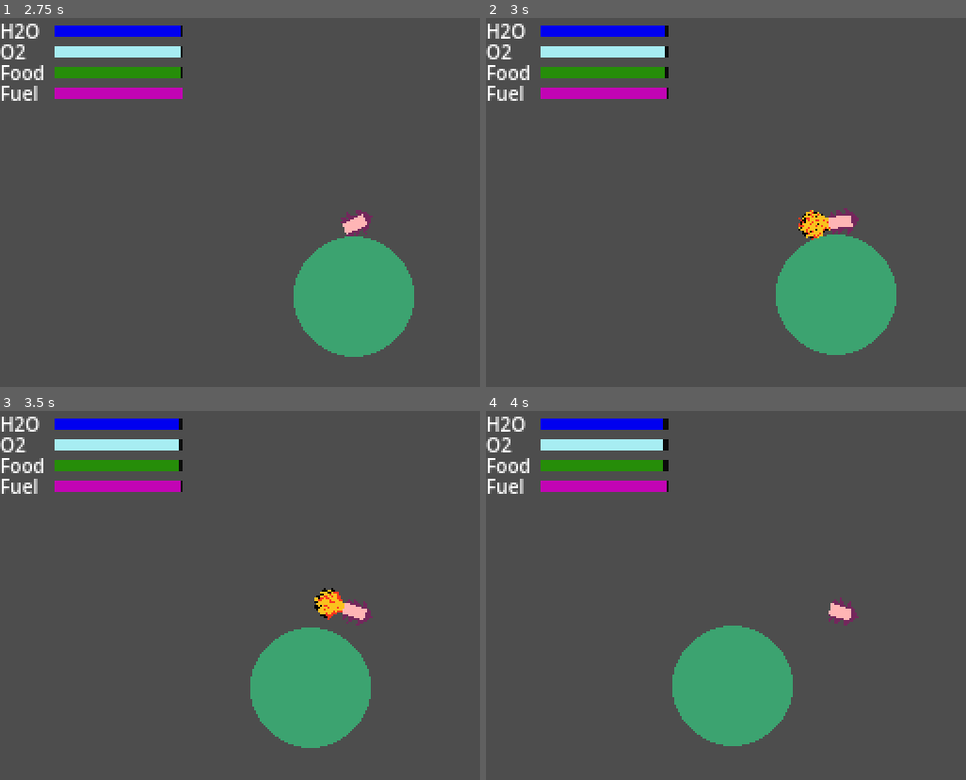
Above: before the commit, frames 1-4 (two rows, left to right).
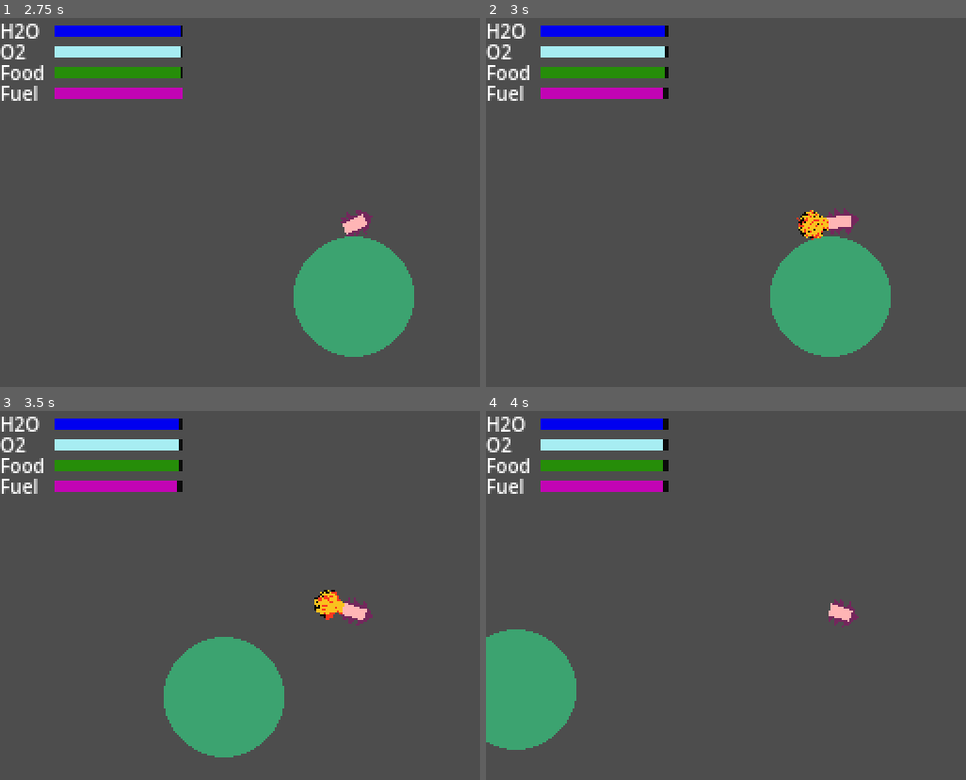
Above: after the commit, the same moments.

Repository: BnLds/MotherEarth
Game: Godot game, scene res://Scenes/Level/Level.tscn
Same seed, same stepped clock (60 frames per second), same inputs: the game is played once before the commit and once after it.
Inputs:
- Up to frame 1 (2.75 s): tap Enter at 0.5 s; hold Right (rotate_right) 0.53-1.28 s; hold Left (rotate_left) 1.28-2.03 s; hold Right (rotate_right) from 2.03 s (still down)
- Up to frame 2 (3 s): release Right (rotate_right) at 2.78 s; hold Up (speed_up) from 2.78 s (still down)
- Up to frame 3 (3.5 s): keep holding Up (speed_up)
- Up to frame 4 (4 s): release Up (speed_up) at 3.53 s; hold Left (rotate_left) from 3.53 s (still down)

Frame 1 is identical in both runs. In frame 2, 1.0% of the frame differs, in the area x 36-86%, y 18-92%; in frame 3, 11%; in frame 4, 12%, in the area x 0-78%, y 18-92%.

Commit message:
Increase boost

Diff:
--- a/Scenes/Level/Scripts/ResourceManager.gd
+++ b/Scenes/Level/Scripts/ResourceManager.gd
@@ -32,7 +32,7 @@
 	o2_percent -= 1
 	food_percent -= 1
 	if is_boosting:
-		fuel_percent -= 2
+		fuel_percent -= 4
 
 	h2o_bar_fill.size.x = h2o_bar_background.size.x * h2o_percent / 100
 	o2_bar_fill.size.x = o2_bar_background.size.x * o2_percent / 100
--- a/Scenes/Spaceship/Scripts/spaceship.gd
+++ b/Scenes/Spaceship/Scripts/spaceship.gd
@@ -2,7 +2,7 @@
 class_name Spaceship
 
 @export var torque_value := 50.0
-@export var boost_value := 100.0
+@export var boost_value := 300.0
 
 @onready var boost_animation = $BoostAnimation
 
